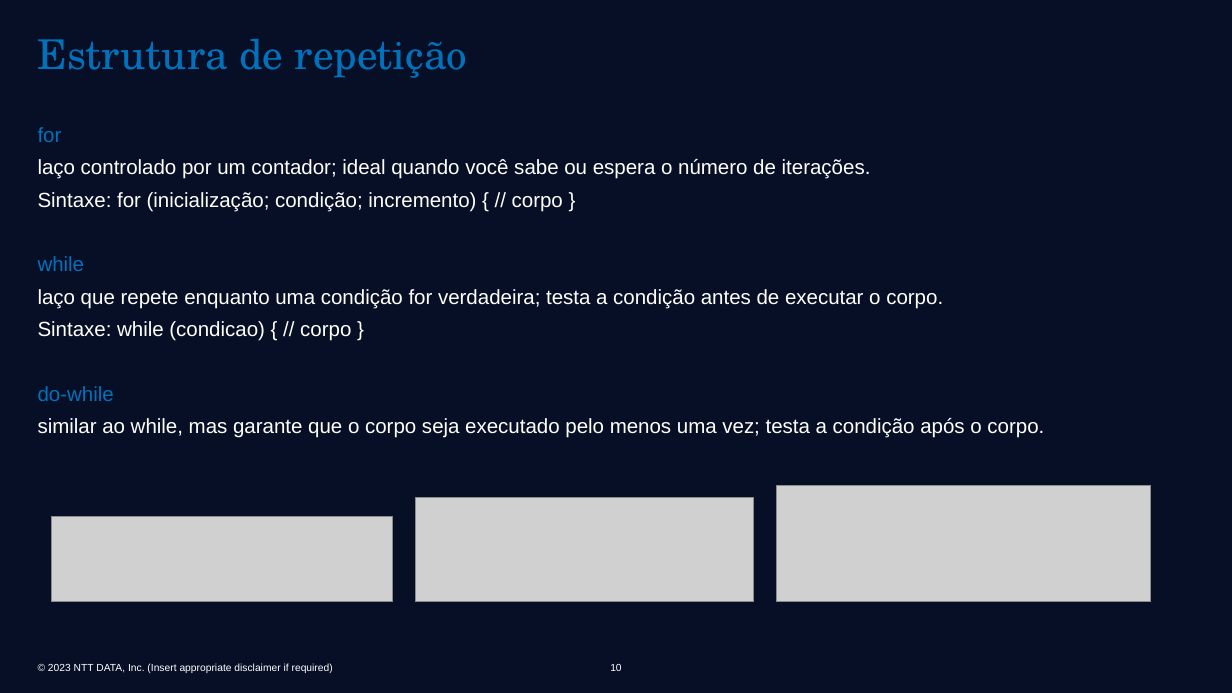
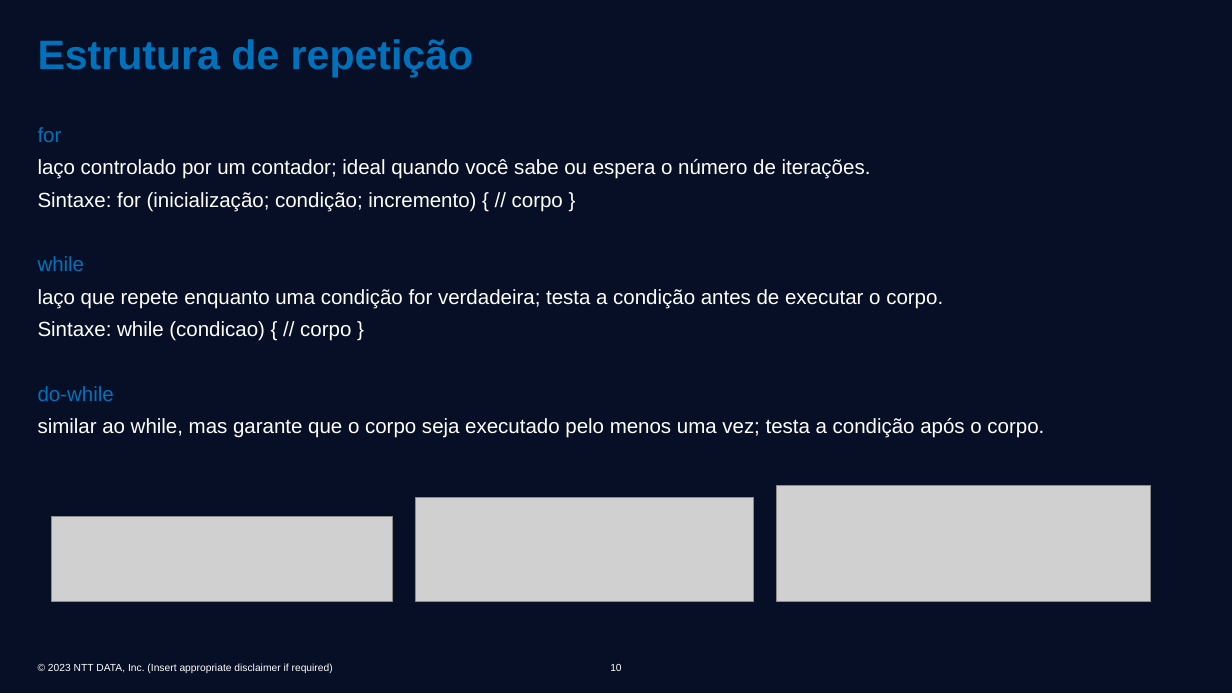
Before and after one commit to olesiogn/BasicJava, a slide deck: slide 10 of src/Treinamento basico em java.pptx. Drawn at 1232x693 pixels with LibreOffice and Linux fonts; fonts in the diff are those of the drawing; grey boxes stand for pictures; background and template pictures are left out. Boxes give left, top, right and bottom in pixels: in the first picture for what was removed or moved away, otherwise in the second. Text is boxed around its words. In the diff, an @@ line names an element or a change of style, - is before the commit and + after.

```diff
--- a/src/Treinamento basico em java.pptx
+++ b/src/Treinamento basico em java.pptx
@@ title "Estrutura de repetição" at (38,39,473,77): font TeX Gyre Schola to Arial, bold on @@
```
Also in this commit, not shown: 12 other slides changed.
